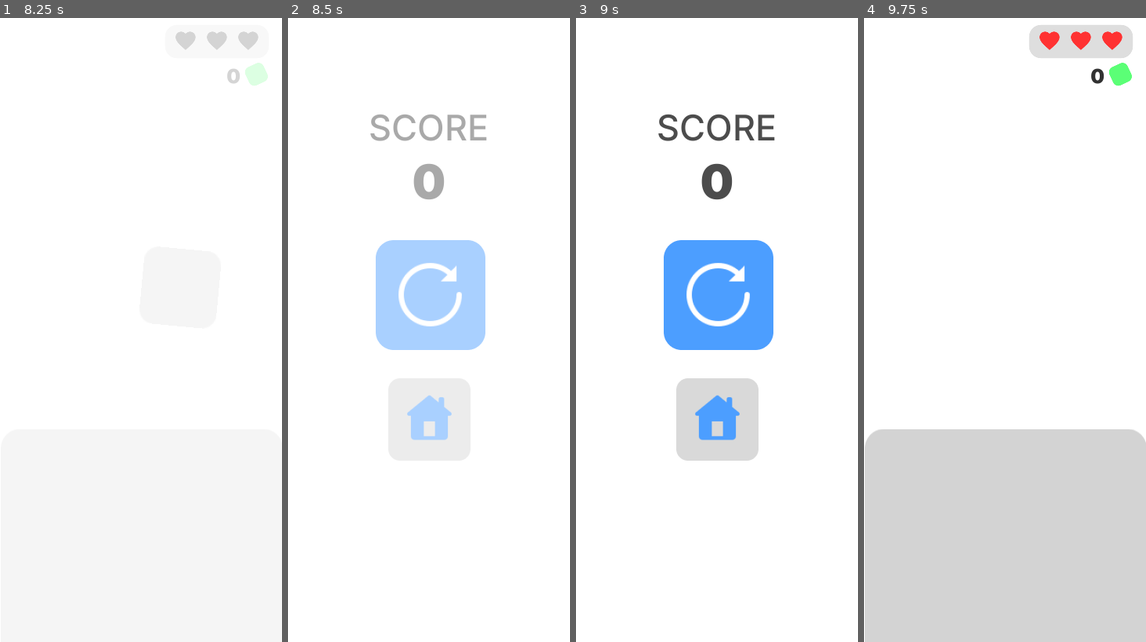
Above: before the commit, frames 1-4 (left to right).
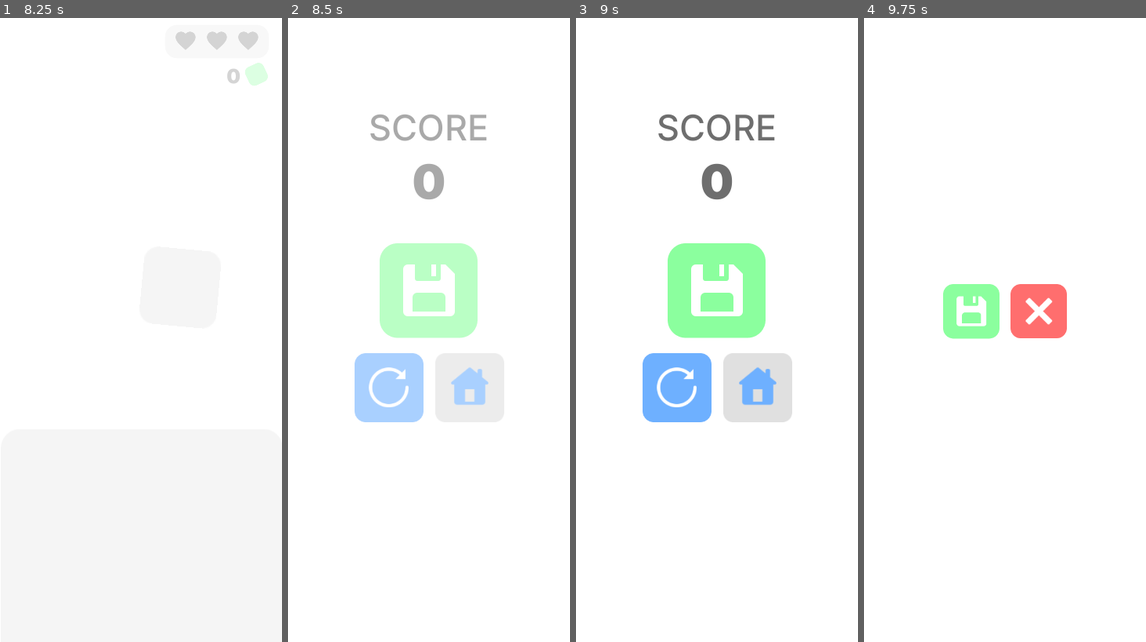
Above: after the commit, the same moments.

Repository: EmilienLeroy/FallingSquare
Game: Godot game, scene res://main.tscn
Two runs of this game, one before a commit and one after it. Both use one fixed random seed, a clock stepped at 60 frames per second and the inputs below.
Inputs (mouse positions are in pixels of both pictures, inside the frame that each line leads up to):
- Up to frame 1 (8.25 s): click (143, 323) at 0.5 s; move the mouse to (203, 298) at 1.27 s; click (203, 298) at 1.42 s; tap Enter at 2 s; move the mouse to (84, 361) at 2.02 s; click (84, 361) at 2.17 s; tap Space at 2.75 s; move the mouse to (50, 61) at 2.77 s; click (50, 61) at 2.92 s; move the mouse to (126, 454) at 3.52 s; click (126, 454) at 3.67 s; move the mouse to (211, 61) at 4.27 s; click (211, 61) at 4.42 s; move the mouse to (56, 236) at 5.02 s; click (56, 236) at 5.17 s; move the mouse to (101, 67) at 5.77 s; click (101, 67) at 5.92 s; move the mouse to (98, 174) at 6.52 s; click (98, 174) at 6.67 s; move the mouse to (180, 74) at 7.27 s; click (180, 74) at 7.42 s; move the mouse to (73, 55) at 8.02 s; click (73, 55) at 8.17 s
- Up to frame 2 (8.5 s): no input
- Up to frame 3 (9 s): click (717, 292) at 8.77 s
- Up to frame 4 (9.75 s): click (1038, 311) at 9.52 s

Frame 1 is identical in both runs. In frame 2, 10% of the frame differs, in the area x 23-72%, y 35-68%; in frame 3, 14%; in frame 4, 39%, in the area x 0-100%, y 1-100%.

Commit message:
🚧 Add save scene and button

Diff:
--- a/main.gd
+++ b/main.gd
@@ -4,6 +4,7 @@
 var GameView = preload("res://views/game.tscn");
 var LoseView = preload("res://views/lose.tscn");
 var AboutView = preload("res://views/about.tscn");
+var SaveView = preload("res://views/save.tscn");
 
 var current;
 
@@ -40,9 +41,18 @@
 
 	lose.connect("restart", self, "on_play");
 	lose.connect("home", self, "on_home");
+	lose.connect("save", self, "on_save");
 	lose.score = score;
 
 	return lose;
+
+func create_save(score):
+	var save = SaveView.instance();
+
+	save.connect("cancel", self, "on_lose");
+	save.score = score;
+
+	return save;
 
 func update_current_view(view):
 	$Fade.fade_in();
@@ -66,3 +76,6 @@
 
 func on_lose(score):
 	update_current_view(create_lose(score));
+
+func on_save(score):
+	update_current_view(create_save(score));
--- a/views/lose.gd
+++ b/views/lose.gd
@@ -1,13 +1,15 @@
 extends Node2D
 
-signal restart
-signal home
+signal restart;
+signal home;
+signal save;
 
 var score = 0;
 
 func _ready():
 	$Home.connect("button_down", self, "_on_home");
 	$Restart.connect("button_up", self, "_on_restart");
+	$Save.connect("button_down", self, "_on_save");
 	$Value.text = str(score);
 	pass
 
@@ -16,3 +18,6 @@
 
 func _on_restart():
 	emit_signal("restart");
+
+func _on_save():
+	emit_signal("save", score);
--- a/views/lose.tscn
+++ b/views/lose.tscn
@@ -1,8 +1,9 @@
-[gd_scene load_steps=8 format=2]
+[gd_scene load_steps=9 format=2]
 
 [ext_resource path="res://assets/textures/restart.png" type="Texture" id=1]
 [ext_resource path="res://assets/textures/home.png" type="Texture" id=2]
 [ext_resource path="res://views/lose.gd" type="Script" id=3]
+[ext_resource path="res://assets/textures/save.png" type="Texture" id=4]
 
 [sub_resource type="DynamicFontData" id=7]
 font_path = "res://assets/fonts/Inter-Medium.ttf"
@@ -23,18 +24,29 @@
 script = ExtResource( 3 )
 
 [node name="Restart" type="TextureButton" parent="."]
-margin_left = 112.0
-margin_top = 288.0
-margin_right = 252.0
-margin_bottom = 428.0
+margin_left = 85.0
+margin_top = 432.0
+margin_right = 173.0
+margin_bottom = 520.0
 texture_normal = ExtResource( 1 )
+expand = true
+stretch_mode = 4
 
 [node name="Home" type="TextureButton" parent="."]
-margin_left = 128.0
-margin_top = 464.0
-margin_right = 233.0
-margin_bottom = 569.0
+margin_left = 188.0
+margin_top = 432.0
+margin_right = 276.0
+margin_bottom = 520.0
 texture_normal = ExtResource( 2 )
+expand = true
+stretch_mode = 4
+
+[node name="Save" type="TextureButton" parent="."]
+margin_left = 117.0
+margin_top = 292.0
+margin_right = 242.0
+margin_bottom = 413.0
+texture_normal = ExtResource( 4 )
 
 [node name="Title" type="Label" parent="."]
 margin_top = 114.0
--- /dev/null
+++ b/views/save.gd
@@ -0,0 +1,11 @@
+extends Node2D
+
+signal cancel;
+
+var score = 0;
+
+func _ready():
+	$Cancel.connect("button_down", self, "_on_cancel");
+
+func _on_cancel():
+	emit_signal("cancel", score);
--- /dev/null
+++ b/views/save.tscn
@@ -0,0 +1,26 @@
+[gd_scene load_steps=4 format=2]
+
+[ext_resource path="res://views/save.gd" type="Script" id=1]
+[ext_resource path="res://assets/textures/save.png" type="Texture" id=2]
+[ext_resource path="res://assets/textures/cancel.png" type="Texture" id=3]
+
+[node name="Save" type="Node2D"]
+script = ExtResource( 1 )
+
+[node name="Cancel" type="TextureButton" parent="."]
+margin_left = 187.0
+margin_top = 344.0
+margin_right = 259.0
+margin_bottom = 416.0
+texture_normal = ExtResource( 3 )
+expand = true
+stretch_mode = 4
+
+[node name="Send" type="TextureButton" parent="."]
+margin_left = 101.0
+margin_top = 344.0
+margin_right = 173.0
+margin_bottom = 416.0
+texture_normal = ExtResource( 2 )
+expand = true
+stretch_mode = 4
Binary file added: assets/textures/cancel.png
Not shown, added: assets/textures/cancel.png.import
Binary file added: assets/textures/save.png
Not shown, added: assets/textures/save.png.import
